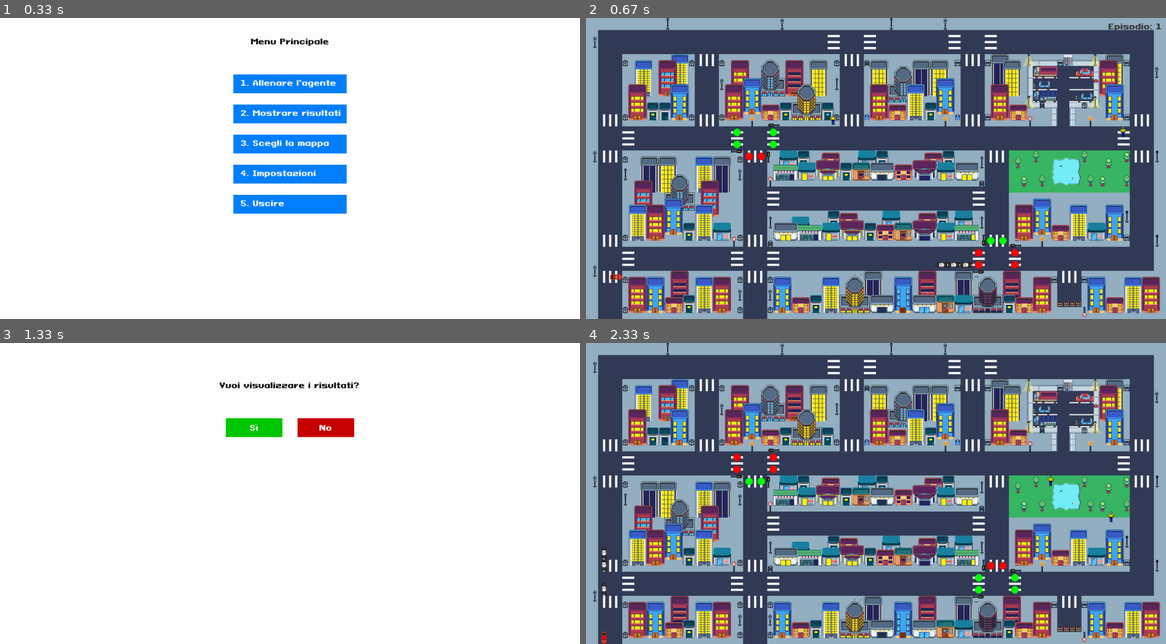
Above: before the commit, frames 1-4 (two rows, left to right).
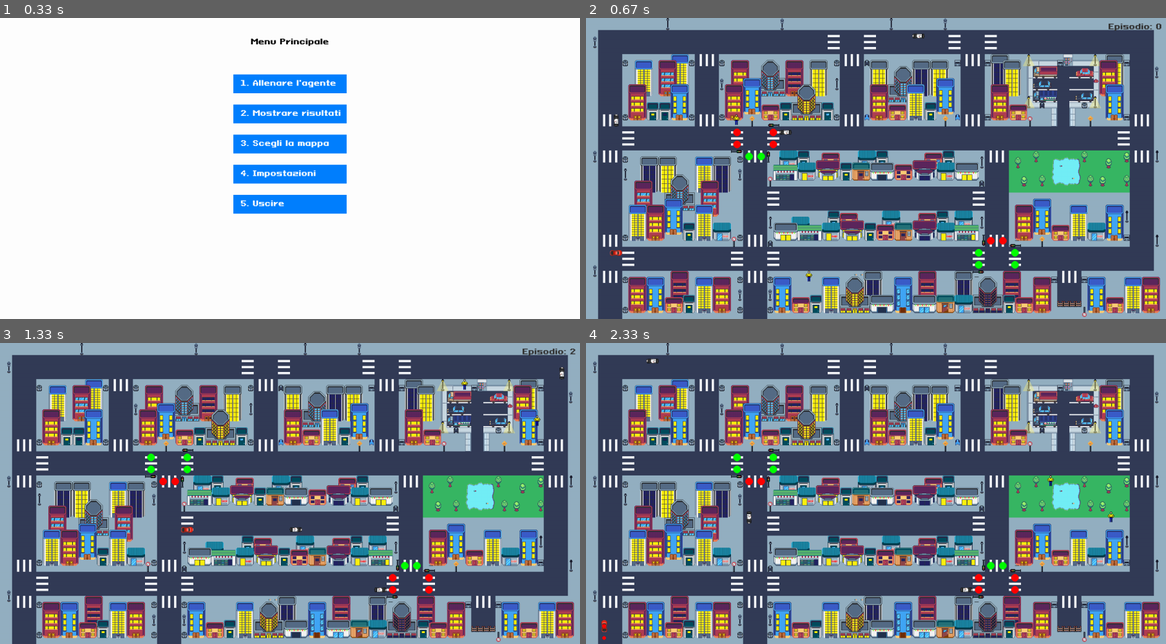
Above: after the commit, the same moments.

Repository: Luke-1310/Thesis
Game: pygame game, started from Progetto Tesi Privitera/q_learning_training.py
The game is run twice, just before and just after one commit, with the same random seed, the same clock (stepped at 60 frames per second) and the same inputs.
Inputs (mouse positions are in pixels of both pictures, inside the frame that each line leads up to):
- Up to frame 1 (0.33 s): no input
- Up to frame 2 (0.67 s): click (876, 84) at 0.38 s
- Up to frame 3 (1.33 s): no input
- Up to frame 4 (2.33 s): click (841, 427) at 1.72 s

Frame 1 is identical in both runs. In frame 2, 0.7% of the frame differs, in the area x 4-100%, y 1-88%; in frame 3, 98%, in the area x 0-100%, y 0-100%; in frame 4, 0.6%.

Commit message:
sistemati gli incroci e la convergenza nel percorso 1

Diff:
--- a/Progetto Tesi Privitera/environments/map1_environment.py
+++ b/Progetto Tesi Privitera/environments/map1_environment.py
@@ -88,11 +88,13 @@
                         [6, 1],[5, 1],[4, 1],[3, 1],[2, 1],[1, 1],[1, 2],[1, 3],[1, 4],[1, 5],[1, 6],[1, 7],
                         [1, 8],[1, 9],[1, 10],[1, 11],[1, 12],[1, 13],[1, 14],[1, 15],[1, 16],[1, 17],[1, 18],[1, 19],
                         [1, 20],[1, 21],[1, 22],[1, 23],[1, 24]]
+
         self.percorso2 = [[15, 15],[16, 15],[17, 15],[18, 15],[19, 15],[20, 15],[21, 15],[22, 15],[23, 15],[24, 15],[25, 15],[26, 15],
                            [27, 15],[28, 15],[29, 15],[30, 15],[31, 15],[32, 15],[33, 15],[34, 15],[34, 14],[34, 13],[34, 12],[34, 11],
                            [34, 10],[34, 9],[33, 9],[32, 9],[31, 9],[30, 9],[29, 9],[28, 9],[27, 9],[26, 9],[25, 9],[24, 9],[23, 9],
                            [22, 9],[21, 9],[20, 9],[19, 9],[18, 9],[17, 9],[16, 9],[15, 9],[14, 9],[13, 9],[13, 10],[13, 11],[13, 12],
                            [13, 13],[13, 14],[13, 15],[14, 15]]
+
         self.percorso3 = [[2, 8],[2, 7],[2, 6],[2, 5],[2, 4],[2, 3],[2, 2],[3, 2],[4, 2],[5, 2],[6, 2],[7, 2],[8, 2],[9, 2],[9, 3],
                            [9, 4],[9, 5],[9, 6],[9, 7],[9, 8],[9, 9],[8, 9],[7, 9],[6, 9],[5, 9],[4, 9],[3, 9],[2, 9]]
 
@@ -127,13 +129,18 @@
         #praticamnete qui si passa alla transizione e poi al percorso successivo4
         self.incroci = {
             (34, 10): [self.percorso2, self.percorso1],
-            (2, 9): [self.percorso3, self.percorso1]
-        }
+            (2, 9): [self.percorso3, self.percorso1],
+            (21,1): [self.percorso1, self.percorso2],
+            (1,3): [self.percorso1, self.percorso3]
+        }
+
         # Percorsi di transizione
         # stai passando dal percorso x al y (x,y) mediante questi passaggi
         self.transizioni = {
             (2, 1): [(34, 10),(35, 10),(36, 10),(37, 10),(38, 10),(39, 10),(40, 10),(41, 10),(42, 10),(43, 10),(44, 10),(45, 10),(46, 10)],
-            (3, 1): [(2, 9),(1, 9)]
+            (3, 1): [(2, 9),(1, 9)],
+            (1, 2): [(21,1),(21,2),(21,3),(21,4),(21,5),(21,6),(21,7),(21,8),(21,9)],
+            (1, 3): [(1,9), (2,9)]
         }
         self.cars = [
             {'position': [14, 24], 'route': 1, 'route_index': 0, 'in_transition': False, 'transition_index': 0, 'transition_route': []},
